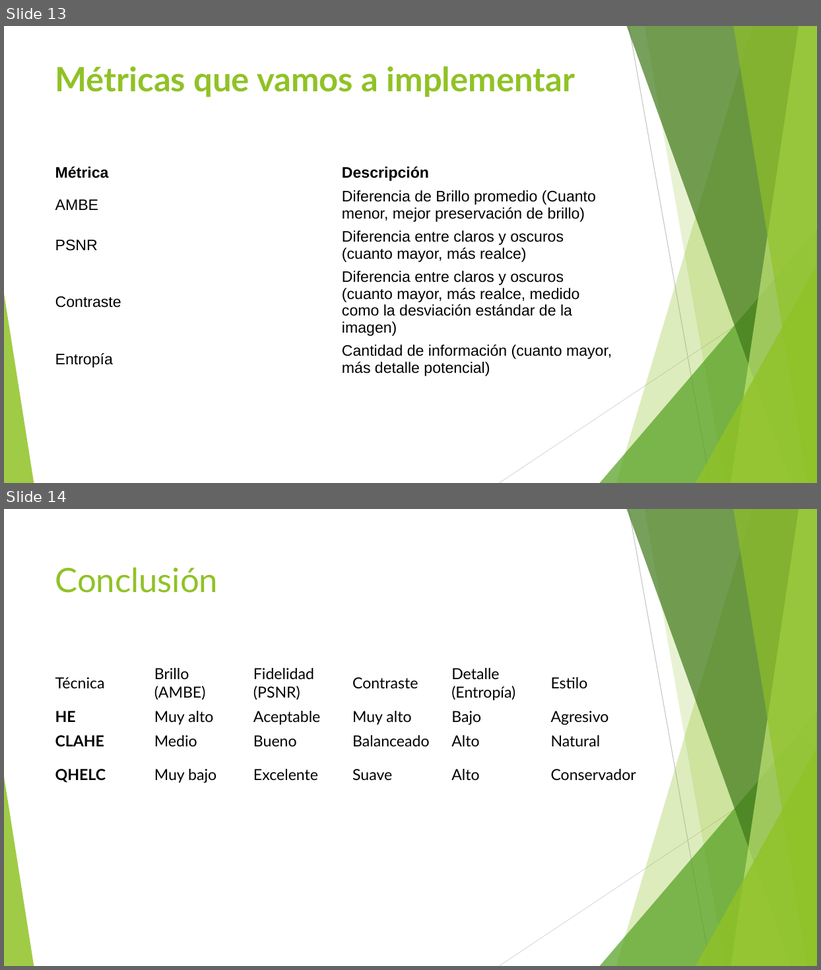
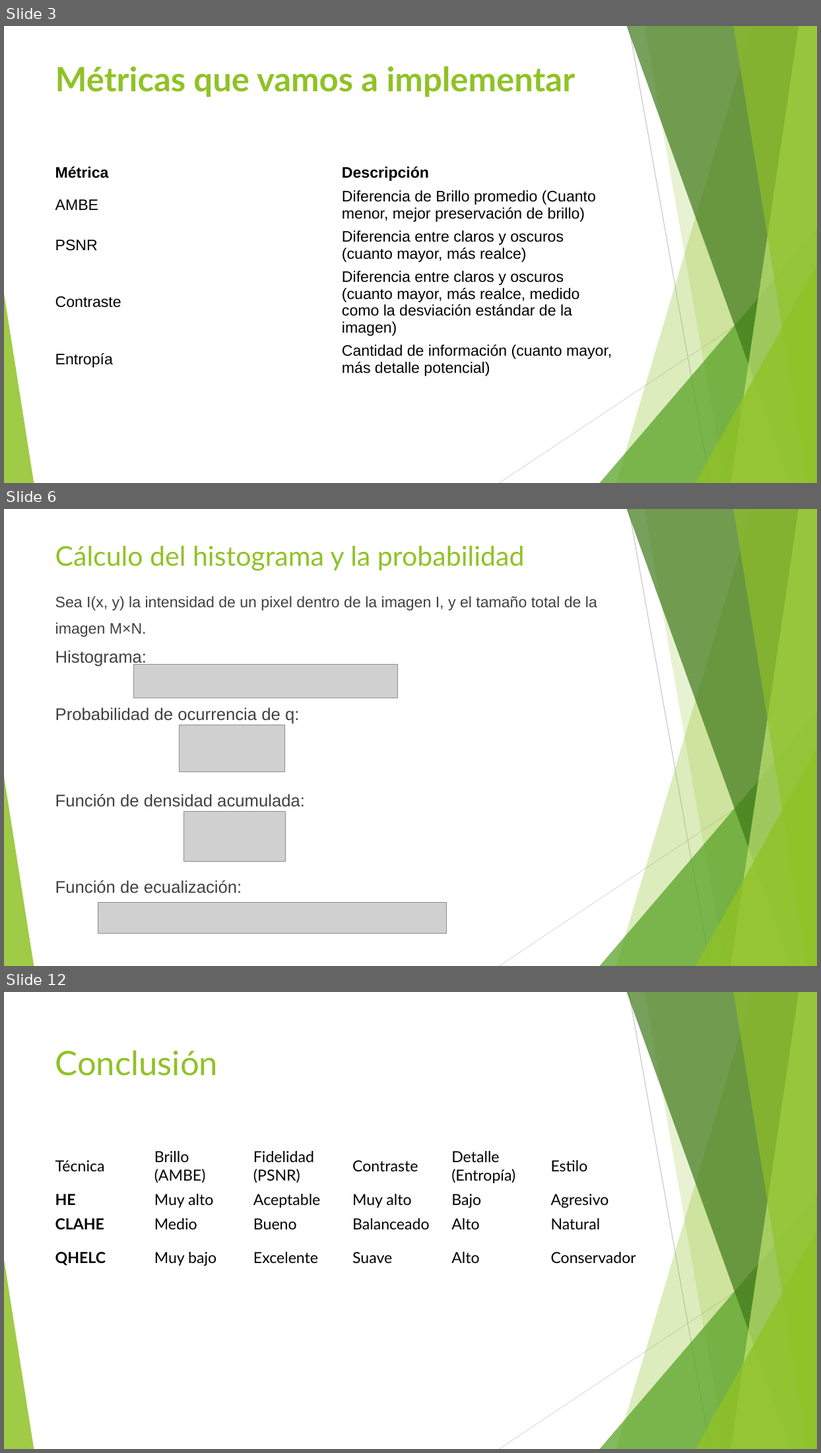
Before and after one commit to Gaussdrigo/pdi2025, a slide deck: Presentacion.pptx. Shown one above the other, each under a label of ours: slides 13 and 14 before the commit, slides 3, 6 and 12 after it; the slides between them are not shown. The pictures are 821x970 and 821x1453 pixels, drawn with LibreOffice and Linux fonts; fonts in the diff are those of the drawing; grey boxes stand for pictures. Boxes give left, top, right and bottom in pixels: in the first picture for what was removed or moved away, otherwise in the second. Text is boxed around its words. In the diff, an @@ line names an element or a change of style, - is before the commit and + after.

```diff
--- a/Presentacion.pptx
+++ b/Presentacion.pptx
@@ slide 6 added at box(4, 509, 817, 966), background #FFFFFF; not listed: 10 template elements that a slide beside it also shows @@
@@ title added at box(55, 545, 525, 571), 32 pt, text #90C226 @@
+Cálculo del histograma y la probabilidad
@@ text added at box(55, 596, 597, 894), 20 pt, text #404040 @@
+Sea I(x, y) la intensidad de un pixel dentro de la imagen I, y el tamaño total de la
+imagen M×N.
+Histograma:
+Probabilidad de ocurrencia de q:
+Función de densidad acumulada:
+Función de ecualización:
@@ picture added at box(134, 665, 397, 698) @@
@@ picture added at box(179, 725, 285, 772) @@
@@ picture added at box(184, 812, 285, 862) @@
@@ picture added at box(98, 903, 446, 933) @@
@@ what was slide 13 is now slide 3 @@
@@ what was slide 14 is now slide 12 @@
```
Also in this commit, not shown: 3 slides changed, 5 other slides added, 8 slides removed.
